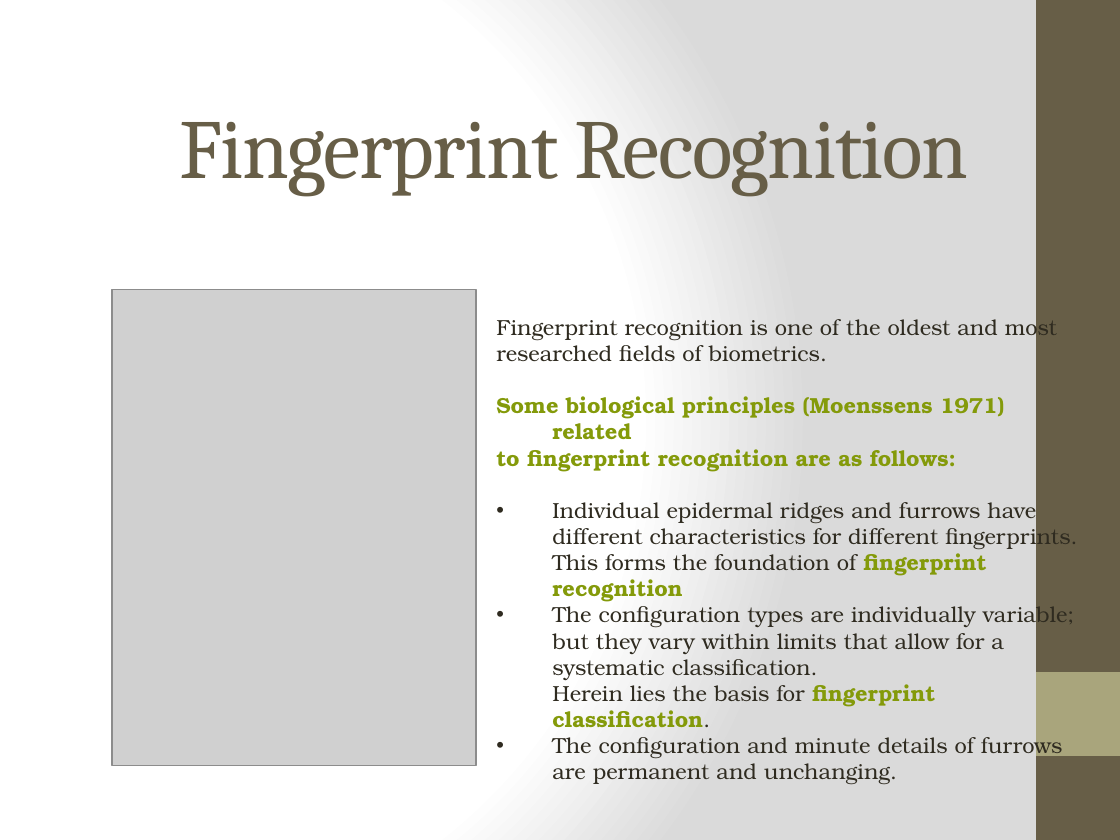
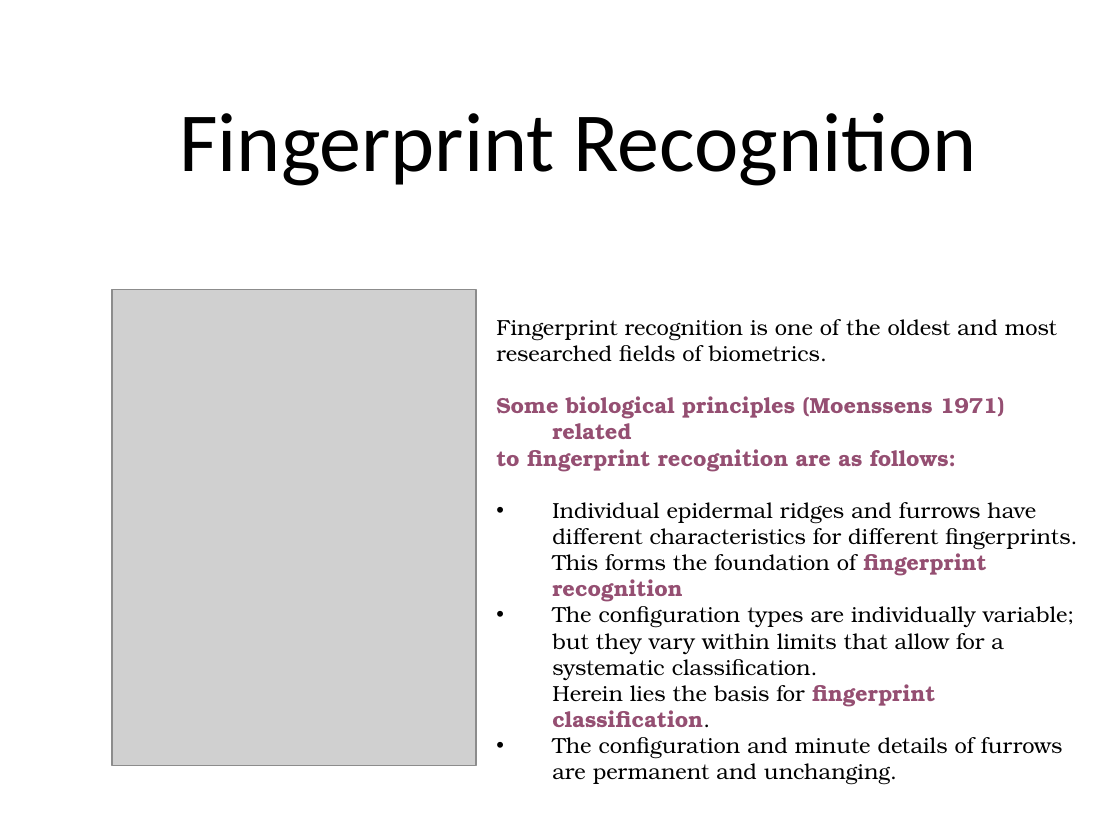
Before and after one commit to Humanpredator/Dream-Epic, a slide deck: slide 10 of Project Center/PPT/PPT.pptx. Drawn at 1120x840 pixels with LibreOffice and Linux fonts; fonts in the diff are those of the drawing; grey boxes stand for pictures. Boxes give left, top, right and bottom in pixels: in the first picture for what was removed or moved away, otherwise in the second. Text is boxed around its words. In the diff, an @@ line names an element or a change of style, - is before the commit and + after.

```diff
--- a/Project Center/PPT/PPT.pptx
+++ b/Project Center/PPT/PPT.pptx
@@ background gradient #FFFFFF to #DADADA to #FFFFFF @@
@@ rectangle removed at (1036, 0, 1120, 840) @@
@@ title "Fingerprint Recognition" at (179, 113, 977, 186): font Cambria to Calibri, text colour #675E47 to #000000, letter spacing -1 to 0 pt; line spacing 1 to 0.9 @@
@@ text "Fingerprint recognition is one of ..." at (496, 319, 1077, 759): text colour #2F2B20 to #000000 in "Fingerprint recognition is one of the oldest ...", "researched fields of biometrics.", "Individual epidermal ridges and furrows have different ...", "This forms the foundation of" and 3 more places; text colour #849A0A to #954F72 in "Some biological principles (Moenssens 1971) related", "to fingerprint recognition are as follows:", "fingerprint recognition", "fingerprint classification." @@
@@ rectangle removed at (1036, 672, 1120, 756) @@
```
Also in this commit, not shown: 15 other slides changed, 1 slide added, 1 slide removed, 3 other files.
